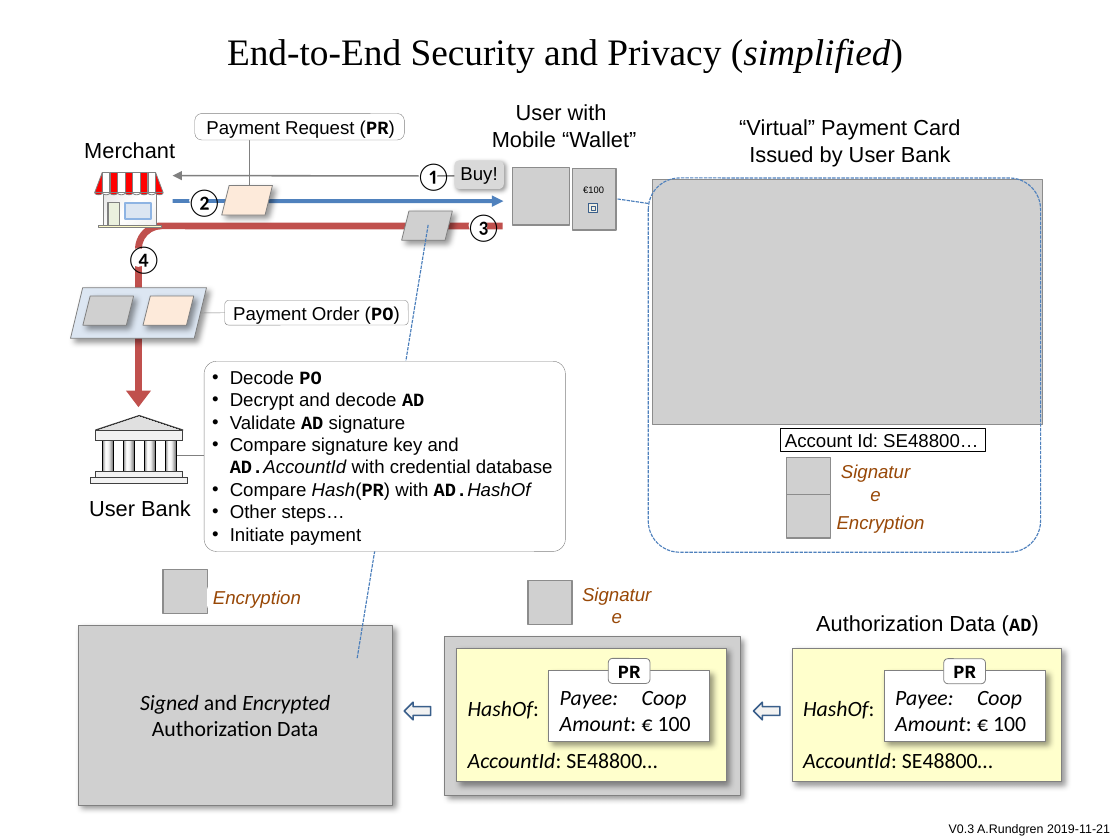
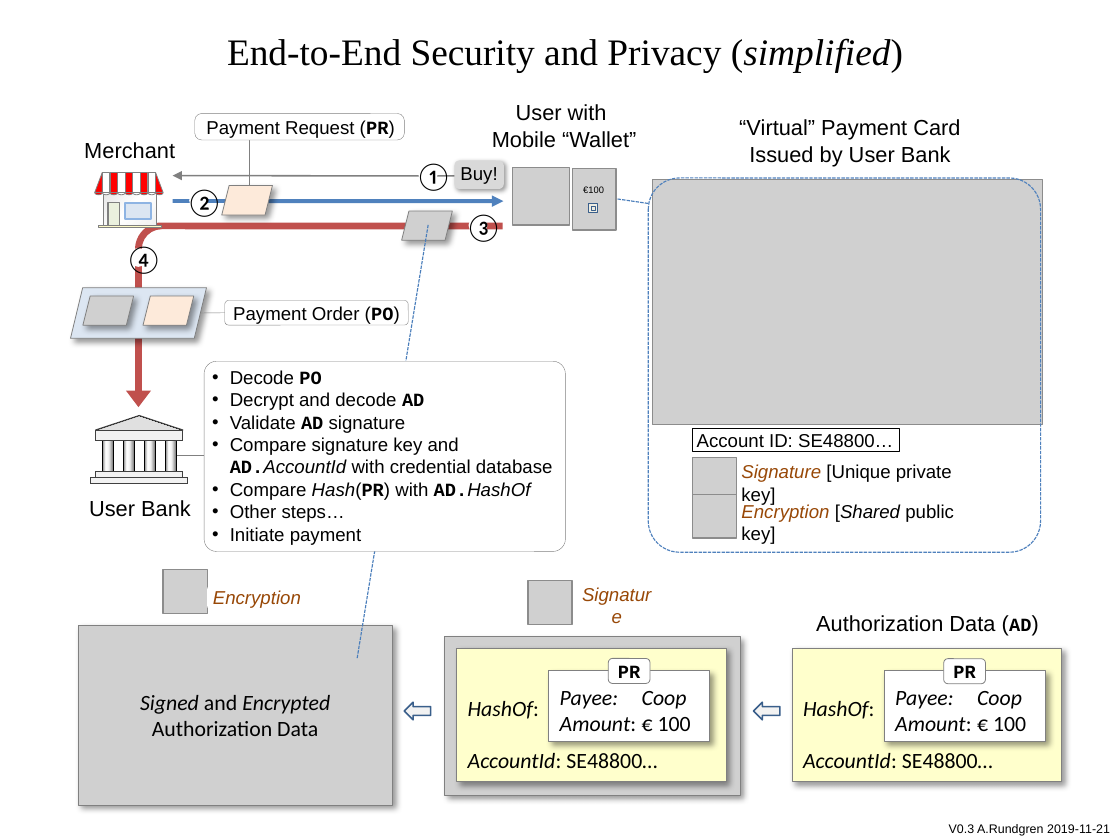
Before and after one commit to cyberphone/doc, a slide deck: slide 1 of payments/open-banking-dual-mode-end-to-end-security-simplified.pptx. Drawn at 1120x840 pixels with LibreOffice and Linux fonts; fonts in the diff are those of the drawing; grey boxes stand for pictures. Boxes give left, top, right and bottom in pixels: in the first picture for what was removed or moved away, otherwise in the second. Text is boxed around its words. In the diff, an @@ line names an element or a change of style, - is before the commit and + after.

```diff
--- a/payments/open-banking-dual-mode-end-to-end-security-simplified.pptx
+++ b/payments/open-banking-dual-mode-end-to-end-security-simplified.pptx
@@ rectangle "Account ID: SE48800…": place and size @@
-rectangle "Account ID: SE48800…" at (781, 429, 986, 451)
+rectangle "Account ID: SE48800…" at (692, 429, 899, 451)
@@ text in rectangle at (697, 434, 893, 452): text changed @@
-Account Id: SE48800…
+Account ID: SE48800…
@@ picture: place and size @@
-picture at (787, 458, 831, 502)
+picture at (692, 458, 736, 502)
@@ text "Signature [Unique private key]": place and size @@
-text "Signature [Unique private key]" at (830, 470, 921, 495)
+text "Signature [Unique private key]" at (741, 464, 952, 505)
@@ text at (741, 464, 952, 505): text changed; text colour #984807 to #000000; italic off @@
-Signature
+Signature [Unique private key]
@@ picture: place and size @@
-picture at (787, 494, 831, 538)
+picture at (692, 494, 736, 538)
@@ text at (741, 503, 954, 544): text changed; text colour #984807 to #000000 @@
-Encryption
+Encryption [Shared public key]
```
Also in this commit, not shown: 1 other file.
